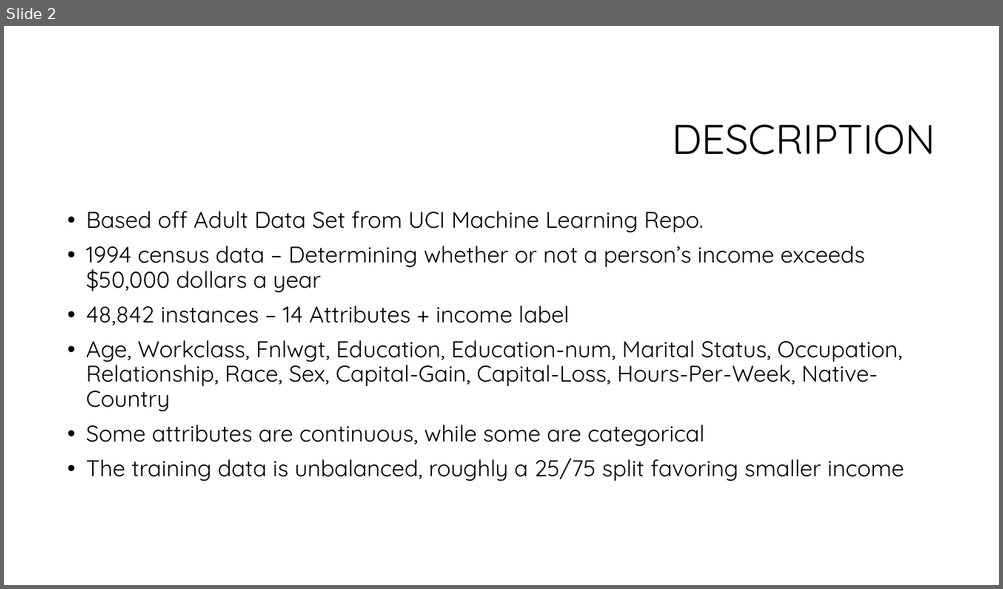
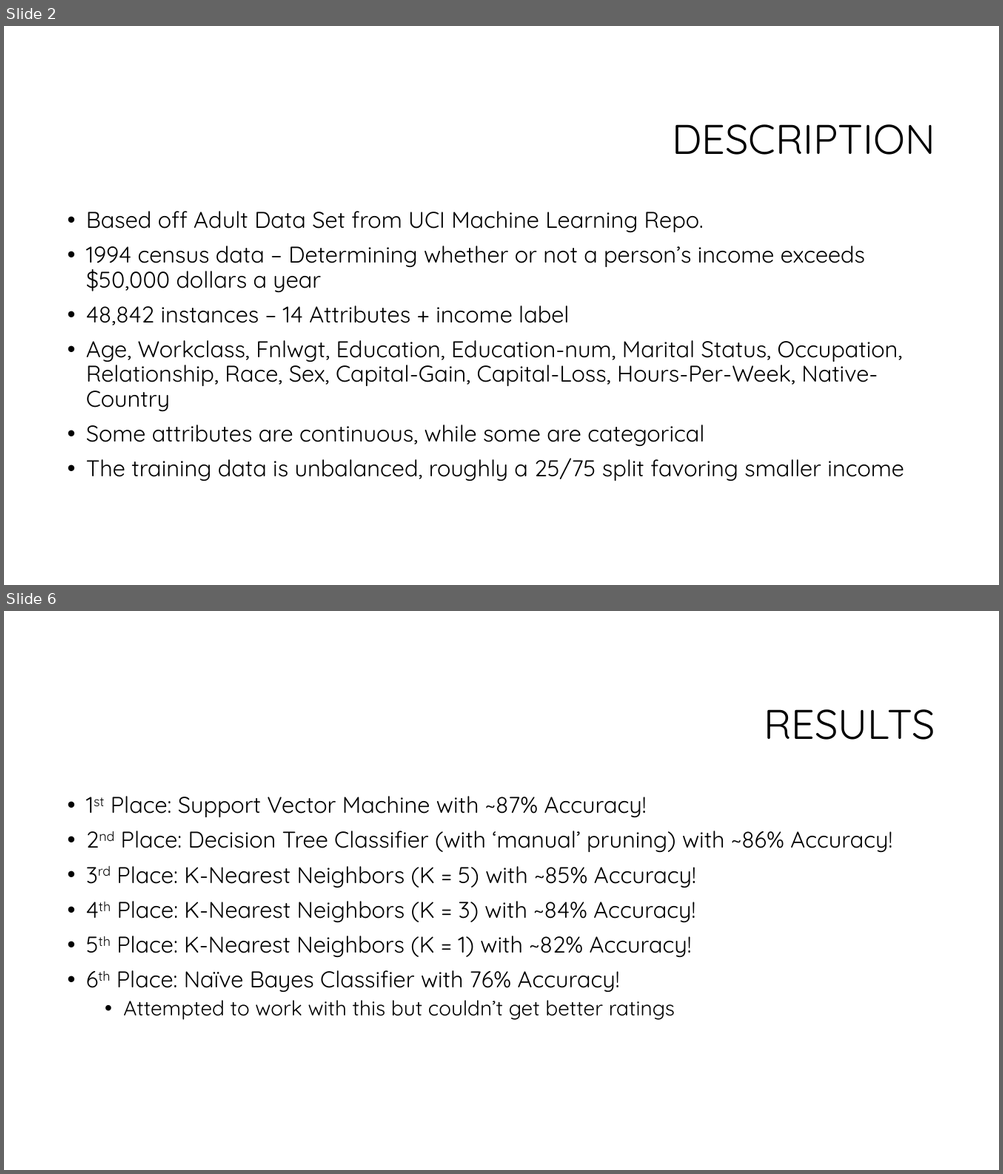
Before and after one commit to UnknownAeon/CS484_Final_Project, a slide deck: presentation/CS 484 Final Project.pptx. Shown one above the other, each under a label of ours: slide 2 before the commit, slides 2 and 6 after it; the slides between them are not shown. The pictures are 1003x589 and 1003x1174 pixels, drawn with LibreOffice and Linux fonts; fonts in the diff are those of the drawing; background and template pictures are left out. Boxes give left, top, right and bottom in pixels: in the first picture for what was removed or moved away, otherwise in the second. Text is boxed around its words. In the diff, an @@ line names an element or a change of style, - is before the commit and + after.

```diff
--- a/presentation/CS 484 Final Project.pptx
+++ b/presentation/CS 484 Final Project.pptx
@@ slide 6 added at (4, 611, 999, 1170), background #FFFFFF @@
@@ title added at (763, 709, 935, 740), 40 pt, text #000000 @@
+RESULTS
@@ text added at (111, 796, 892, 1020), 22 pt, text #000000 @@
+• 1st Place: Support Vector Machine with ~87% Accuracy!
+• 2nd Place: Decision Tree Classifier (with ‘manual’ pruning) with ~86% Accuracy!
+• 3rd Place: K-Nearest Neighbors (K = 5) with ~85% Accuracy!
+• 4th Place: K-Nearest Neighbors (K = 3) with ~84% Accuracy!
+• 5th Place: K-Nearest Neighbors (K = 1) with ~82% Accuracy!
+• 6th Place: Naïve Bayes Classifier with 76% Accuracy!
+  • Attempted to work with this but couldn’t get better ratings
```
Also in this commit, not shown: 1 slide changed, 3 other slides added.
